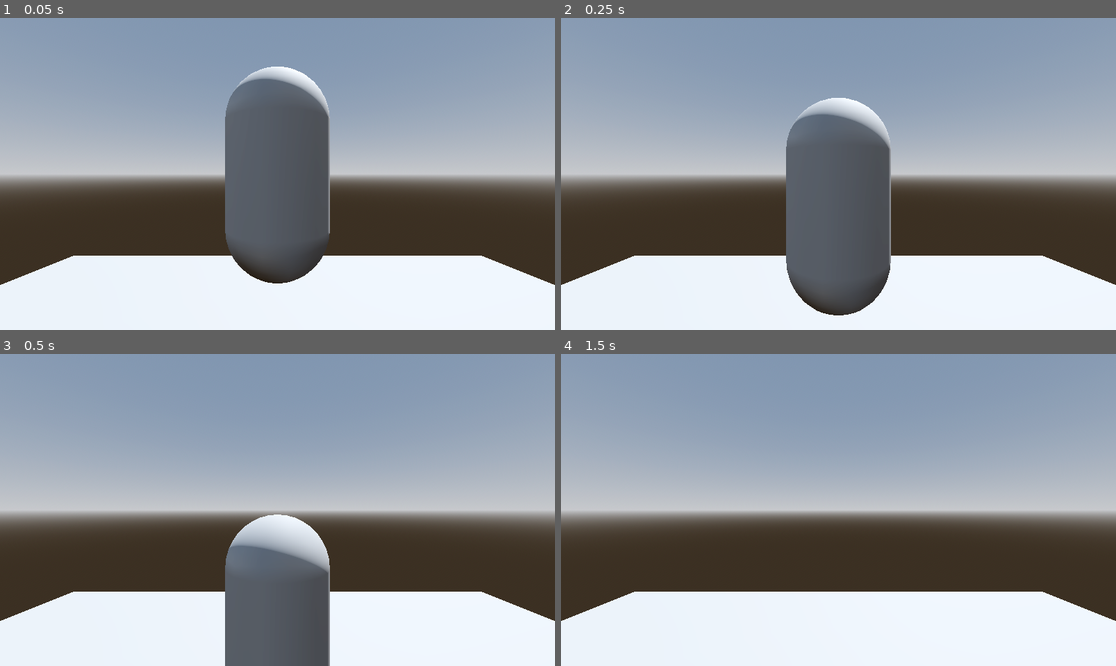
Above: before the commit, frames 1-4 (two rows, left to right).
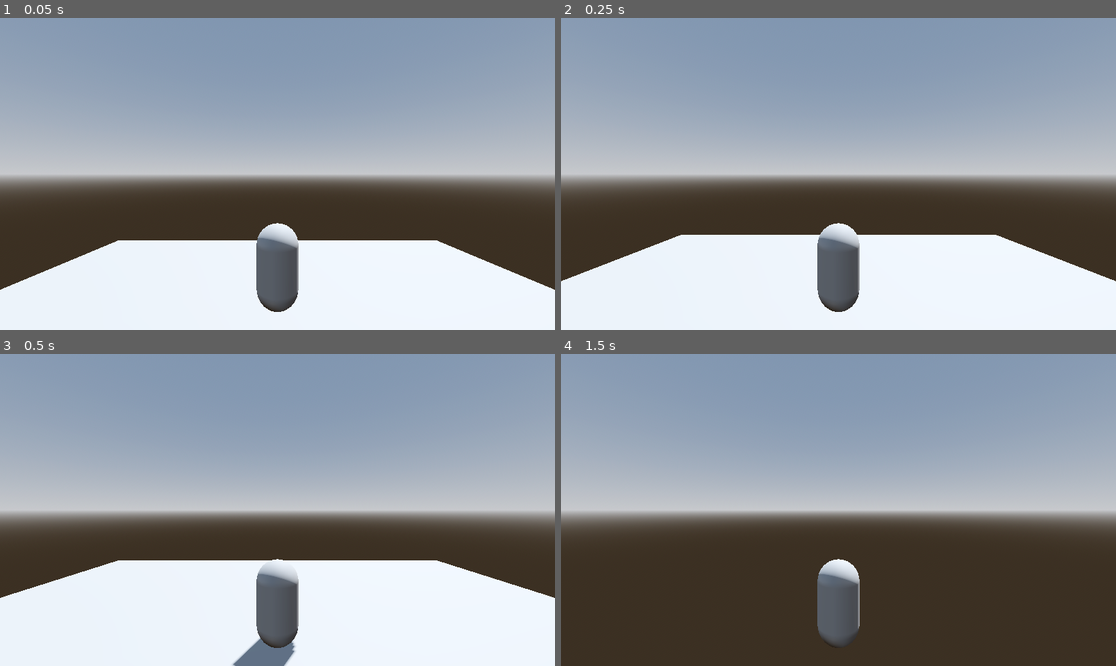
Above: after the commit, the same moments.

Repository: DukeTresnor/3D_Plat
Game: Godot game, scene res://scenes/level_test.tscn
The game is run twice, just before and just after one commit, with the same random seed, the same clock (stepped at 60 frames per second) and the same inputs.
Inputs:
- Up to frame 1 (0.05 s): no input
- Up to frame 2 (0.25 s): no input
- Up to frame 3 (0.5 s): no input
- Up to frame 4 (1.5 s): hold D (move_right) 0.53-1.28 s; tap Space (jump) at 0.6, 0.77, 1.07 s; hold S (move_down) from 1.28 s (still down); tap C (attack) at 1.35 s

The runs differ from the first frame. In frame 1, 14% of the frame differs, in the area x 0-100%, y 15-95%; in frame 2, 13%; in frame 3, 14%; in frame 4, 23%, in the area x 0-100%, y 65-100%.

Commit message:
Switching to CharacterBody3D, adding jump

Diff:
--- a/scenes/level_test.tscn
+++ b/scenes/level_test.tscn
@@ -17,12 +17,13 @@
 glow_enabled = true
 
 [sub_resource type="PlaneMesh" id="PlaneMesh_q71b6"]
-size = Vector2(10, 10)
+size = Vector2(20, 20)
 
 [sub_resource type="ConcavePolygonShape3D" id="ConcavePolygonShape3D_4cg3b"]
 data = PackedVector3Array(5, 0, 5, -5, 0, 5, 5, 0, -5, -5, 0, 5, -5, 0, -5, 5, 0, -5)
 
 [node name="LevelTest" type="Node3D"]
+transform = Transform3D(1, 0, 0, 0, 1, 0, 0, 0, 1, 0.239706, -0.312293, 0.068092)
 
 [node name="WorldEnvironment" type="WorldEnvironment" parent="."]
 environment = SubResource("Environment_4ocxq")
@@ -31,16 +32,19 @@
 transform = Transform3D(-0.866023, -0.433016, 0.250001, 0, 0.499998, 0.866027, -0.500003, 0.749999, -0.43301, 0, 0, 0)
 shadow_enabled = true
 
-[node name="Camera3D" parent="." instance=ExtResource("1_62idh")]
-transform = Transform3D(1, 0, 0, 0, 1, 0, 0, 0, 1, 0, 2, 0)
-
 [node name="MeshInstance3D" type="MeshInstance3D" parent="."]
 mesh = SubResource("PlaneMesh_q71b6")
 
 [node name="StaticBody3D" type="StaticBody3D" parent="MeshInstance3D"]
+transform = Transform3D(2, 0, 0, 0, 2, 0, 0, 0, 2, 0, 0, 0)
 
 [node name="CollisionShape3D" type="CollisionShape3D" parent="MeshInstance3D/StaticBody3D"]
 shape = SubResource("ConcavePolygonShape3D_4cg3b")
 
 [node name="Player" parent="." instance=ExtResource("2_e7tlm")]
 transform = Transform3D(1, 0, 0, 0, 1, 0, 0, 0, 1, 0, 2, -2)
+
+[node name="Head Camera" type="Node3D" parent="Player"]
+
+[node name="Camera3D" parent="Player/Head Camera" instance=ExtResource("1_62idh")]
+transform = Transform3D(1, 0, 0, 0, 1, 0, 0, 0, 1, 0, 2.18918, 4.85)
--- a/scenes/player.tscn
+++ b/scenes/player.tscn
@@ -11,8 +11,7 @@
 [sub_resource type="ConvexPolygonShape3D" id="ConvexPolygonShape3D_vb7xr"]
 points = PackedVector3Array(-0.125207, -0.532801, -0.480507, 0.0227831, 0.47607, 0.498884, 0.169713, 0.559144, 0.464172 …(924 unchanged characters)…
 
-[node name="Player" type="RigidBody3D"]
-lock_rotation = true
+[node name="Player" type="CharacterBody3D"]
 script = ExtResource("1_3bvgj")
 
 [node name="MeshInstance3D" type="MeshInstance3D" parent="."]
--- a/scripts/Player.gd
+++ b/scripts/Player.gd
@@ -1,4 +1,13 @@
-extends RigidBody3D
+extends CharacterBody3D
+
+
+const JUMP_FORCE = 10.0
+
+
+
+@onready var gravity: Vector3 = ProjectSettings.get_setting("physics/3d/default_gravity") * \
+							ProjectSettings.get_setting("physics/3d/default_gravity_vector")
+
 
 
 # Called when the node enters the scene tree for the first time.
--- a/scripts/states/Idle.gd
+++ b/scripts/states/Idle.gd
@@ -7,6 +7,7 @@
 	#state_machine.animated_sprite_2d.play("idle")
 	#state_machine.animated_mesh_3d.play("idle")
 	print("Idle: Playing Idle animation")
+
 
 func update(delta: float) -> void:
 	# Assigning for easy reference
@@ -39,3 +40,9 @@
 
 	if Input.is_action_just_pressed("attack"):
 		state_machine.transition_to("Attack")
+
+
+func physics_update(delta: float) -> void:
+
+	owner.velocity += owner.gravity * delta
+	owner.move_and_slide()
--- a/scripts/states/Jump.gd
+++ b/scripts/states/Jump.gd
@@ -3,6 +3,7 @@
 func enter(_msg := {}) -> void:
 	if _msg.has("do_jump"):
 		print("Jump: entering jump; adjust velocity upward")
+		owner.velocity.y += owner.JUMP_FORCE
 	else:
 		print("Jump: entering jump from falling")
 	# When you enter idle, playe the idle animation using the state_machine's animated_sprite_2d
@@ -10,11 +11,12 @@
 	#state_machine.animated_mesh_3d.play("idle")
 
 func update(delta: float) -> void:
+	# Move to physics update?
 	# Assigning for easy reference
 	# Reference for player position -- if needed
 	#owner.player_pos = state_machine.animated_sprite_2d.global_position
 
-	# If we land, transition back to idle
+	# If we land, transition back to idle or move depending on if we're holding a direction
 	if owner.is_on_floor():
 		if is_equal_approx(owner.velocity.x, 0.0) || is_equal_approx(owner.velocity.z, 0.0):
 			state_machine.transition_to("Idle")
@@ -25,3 +27,10 @@
 
 	if Input.is_action_just_pressed("attack"):
 		state_machine.transition_to("Attack")
+
+
+
+func physics_update(delta: float) -> void:
+
+	owner.velocity += owner.gravity * delta
+	owner.move_and_slide()
--- a/scripts/states/Move.gd
+++ b/scripts/states/Move.gd
@@ -1,6 +1,7 @@
 extends State
 
-const movement_dampener: float = 0.8
+# Should be less than 1
+const movement_dampener: float = 0.2
 
 
 var movement_vector: Vector3
@@ -9,6 +10,9 @@
 
 
 func enter(_msg := {}) -> void:
+
+	# When you enter move, play the move animation
+	## Move animation call here
 
 	# Pretty clunky, this takes the _msg input which is a dictionary,
 	#   extracts its values from the key: value pairs, then extracts
@@ -28,18 +32,19 @@
 			print("Move: move_right")
 			movement_vector = Vector3.RIGHT
 
-	#pass
-
-	# When you enter move, playe the move animation using the state_machine's 3d mesh?
-	#state_machine.animated_sprite_2d.play("idle")
-	#state_machine.animated_mesh_3d.play("idle")
 
 func update(delta: float) -> void:
 	# Assigning for easy reference
 	# Reference for player position -- if needed
 	#owner.player_pos = state_machine.animated_sprite_2d.global_position
 
-	owner.apply_central_force(movement_vector * 1200.0 * delta)
+	pass
+
+
+func physics_update(delta: float) -> void:
+
+	owner.velocity += owner.gravity * delta
+
 
 	# After a force is applied to the player, reset movement_vector to let the
 	#   player slow down
@@ -53,11 +58,20 @@
 	#movement_vector = Vector3.ZERO
 	print("Move: movement_vector: " + str(movement_vector))
 
+	# Maybe move these variables to the player script?
+	var move_horizontal_velocity := Vector3(owner.velocity.x, 0, owner.velocity.z)
+	var move_vertical_velocity := Vector3(0, owner.velocity.y, 0)
 
-	# Replace with 3D logic for detecting transition to falling state
-	#if not owner.is_on_floor():
-	#	state_machine.transition_to("Jump")
-	#	return
+	owner.velocity.x += movement_vector.x
+	owner.velocity.z += movement_vector.z
+
+	owner.move_and_slide()
+
+
+
+
+	if not owner.is_on_floor():
+		state_machine.transition_to("Jump")
 
 	if Input.is_action_just_pressed("jump"):
 		state_machine.transition_to("Jump", {do_jump = true})
